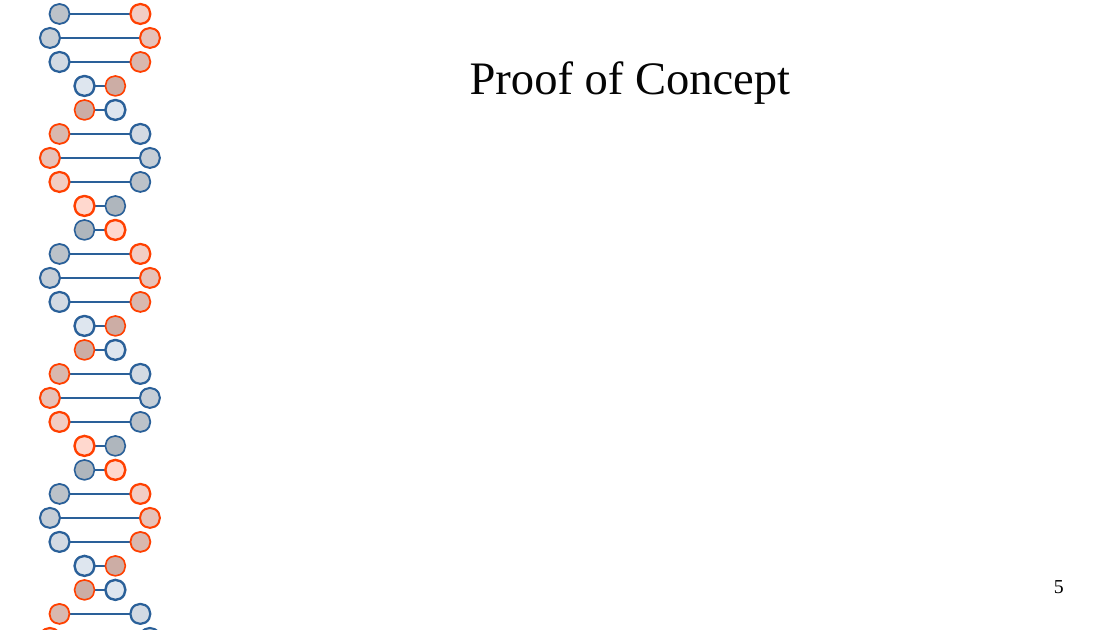
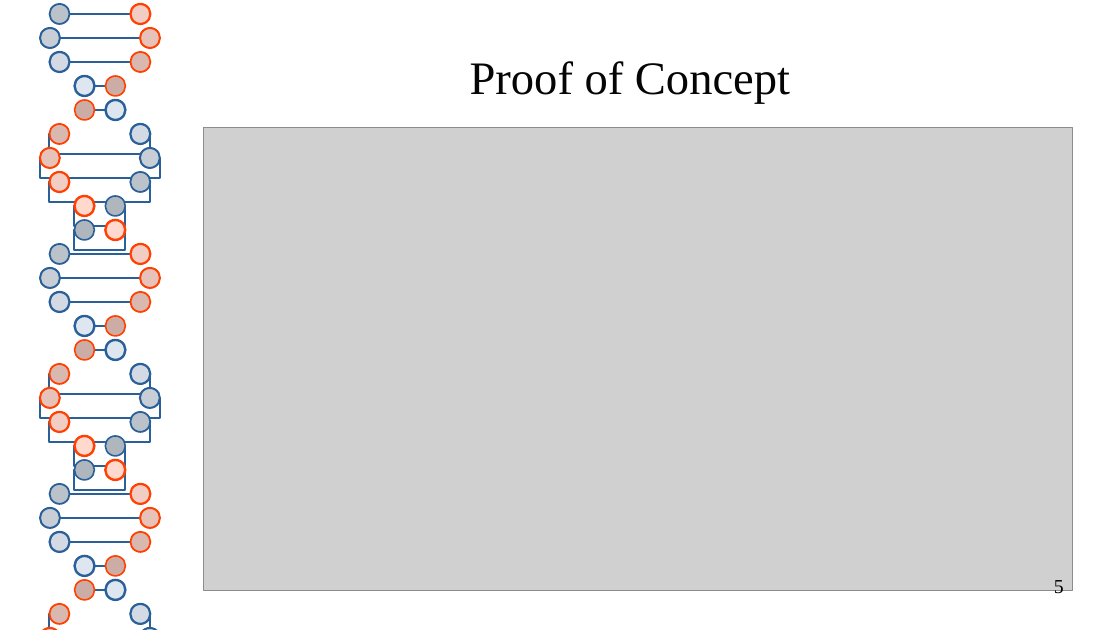
Before and after one commit to Danboyemkay/Internship_Studio_Tasks, a slide deck: slide 5 of Task2/My_report_on_zero.webappsecurity.com.pptx. Drawn at 1120x630 pixels with LibreOffice and Linux fonts; fonts in the diff are those of the drawing; grey boxes stand for pictures. Boxes give left, top, right and bottom in pixels: in the first picture for what was removed or moved away, otherwise in the second. Text is boxed around its words. In the diff, an @@ line names an element or a change of style, - is before the commit and + after.

```diff
--- a/Task2/My_report_on_zero.webappsecurity.com.pptx
+++ b/Task2/My_report_on_zero.webappsecurity.com.pptx
@@ elbow line moved from (130, 134) - (69, 134) to (69, 134) - (130, 134) @@
@@ picture added at (203, 128, 1073, 590) @@
@@ elbow line moved from (140, 159) - (60, 159) to (60, 159) - (140, 159) @@
@@ elbow line moved from (130, 182) - (69, 182) to (69, 182) - (130, 182) @@
@@ elbow line moved from (106, 206) - (95, 206) to (95, 206) - (106, 206) @@
@@ elbow line moved from (106, 230) - (95, 230) to (95, 230) - (106, 230) @@
@@ elbow line moved from (140, 398) - (60, 398) to (69, 374) - (130, 374) @@
@@ elbow line moved from (130, 374) - (69, 374) to (60, 398) - (140, 398) @@
@@ elbow line moved from (130, 422) - (69, 422) to (69, 422) - (130, 422) @@
@@ elbow line moved from (106, 446) - (95, 446) to (95, 446) - (106, 446) @@
@@ elbow line moved from (106, 471) - (95, 471) to (95, 471) - (106, 471) @@
@@ page number rewrapped from (1054, 580, 1064, 594) to (1054, 580, 1064, 598) @@
@@ elbow line moved from (130, 614) - (69, 614) to (69, 614) - (130, 614) @@
```
Also in this commit, not shown: 5 other slides changed, 1 other file.
